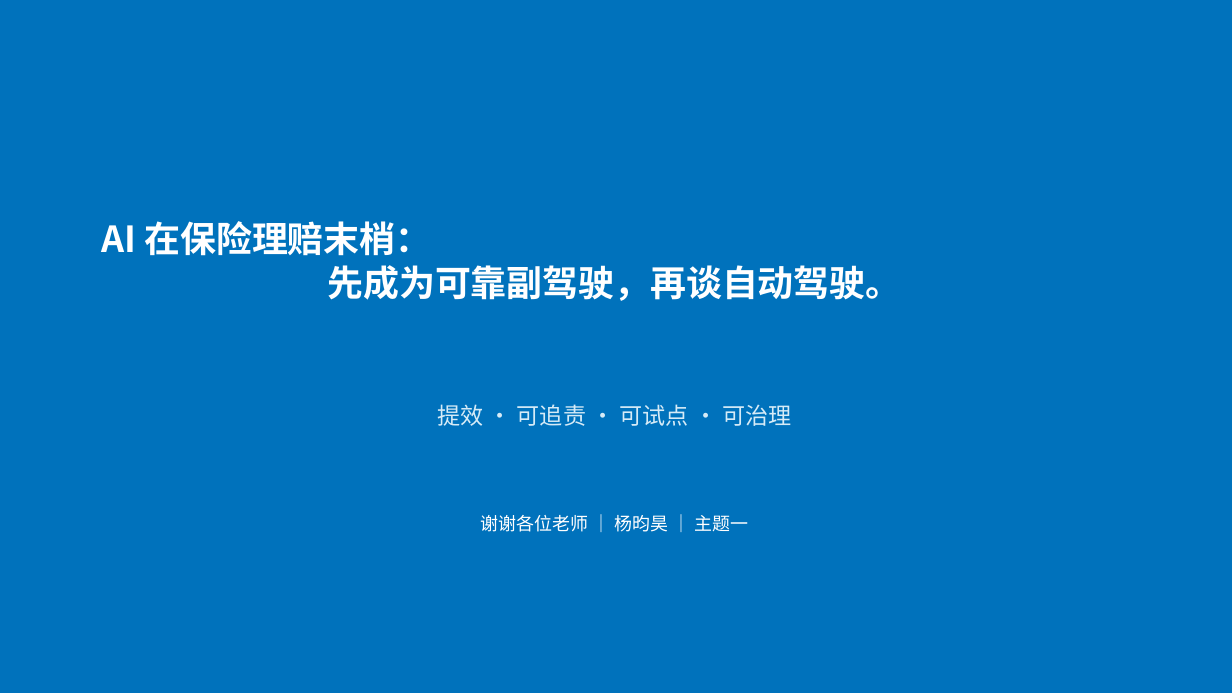
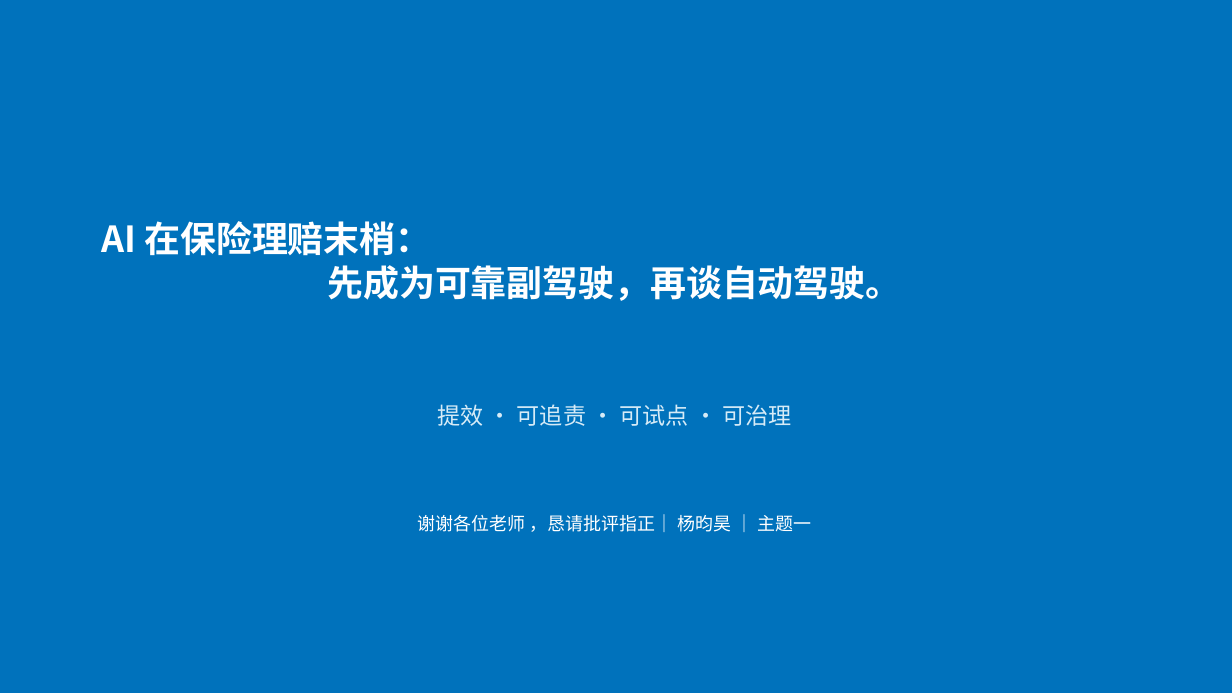
Before and after one commit to Haoooaa/planning-sourcing-system, a slide deck: slide 14 of claims-assist/deck.pptx (slide 15 before the commit). Drawn at 1232x693 pixels with LibreOffice and Linux fonts; fonts in the diff are those of the drawing. Boxes give left, top, right and bottom in pixels: in the first picture for what was removed or moved away, otherwise in the second. Text is boxed around its words. In the diff, an @@ line names an element or a change of style, - is before the commit and + after.

```diff
--- a/claims-assist/deck.pptx
+++ b/claims-assist/deck.pptx
@@ text at (417,514,812,532): text changed @@
-谢谢各位老师 ｜ 杨昀昊 ｜ 主题一
+谢谢各位老师 ，恳请批评指正｜ 杨昀昊 ｜ 主题一
```
Also in this commit, not shown: 11 other slides changed, 3 slides added, 5 slides removed, 1 other file.
